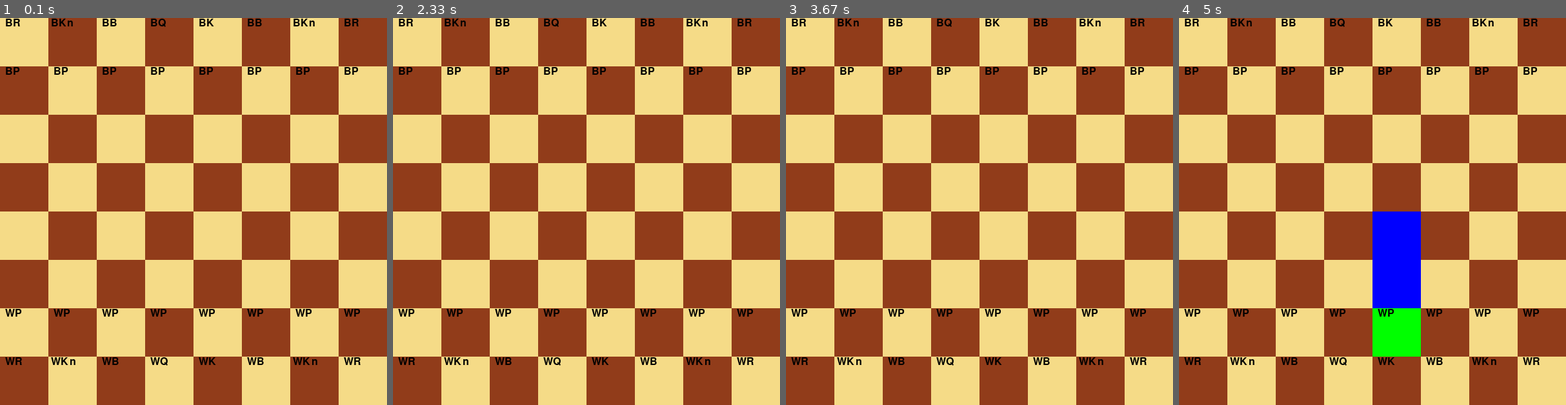
Above: before the commit, frames 1-4 (left to right).
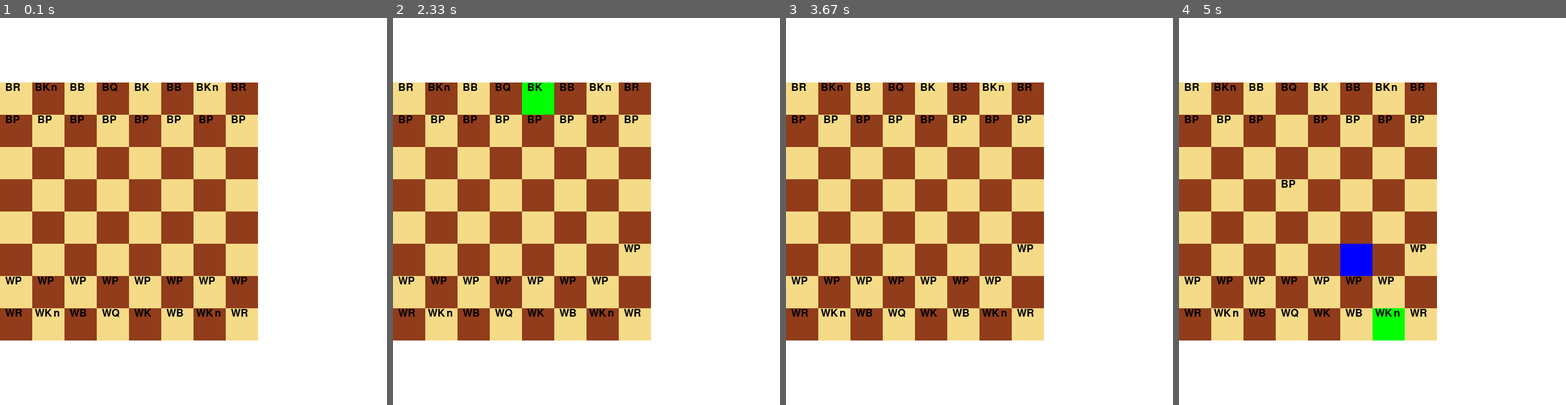
Above: after the commit, the same moments.

Repository: spawncreeper2006/Chess-NEA
Game: pygame game, started from main.py
The game is run twice, just before and just after one commit, with the same random seed, the same clock (stepped at 60 frames per second) and the same inputs.
Inputs (mouse positions are in pixels of both pictures, inside the frame that each line leads up to):
- Up to frame 1 (0.1 s): no input
- Up to frame 2 (2.33 s): click "WKn" at 0.38 s; click (625, 296) at 0.72 s; click (632, 246) at 1.05 s; click (594, 79) at 1.38 s; click (590, 250) at 1.72 s; click (524, 83) at 2.05 s
- Up to frame 3 (3.67 s): click (832, 126) at 2.38 s; click (855, 250) at 2.72 s; click (867, 137) at 3.05 s; click (994, 196) at 3.38 s
- Up to frame 4 (5 s): click (1287, 141) at 3.72 s; click (1287, 180) at 4.08 s; click (1395, 319) at 4.88 s

The runs differ from the first frame. In frame 1, 79% of the frame differs, in the area x 0-100%, y 0-100%; in frame 2, 80%; in frame 3, 79%; in frame 4, 81%.

Commit message:
bug fixes

Diff:
--- a/chess_engine.py
+++ b/chess_engine.py
@@ -13,6 +13,13 @@
 
 white_pieces = []
 black_pieces = []
+
+def in_grid(pos:tuple) -> bool:
+    for xy in pos:
+        if xy < 1 or xy > 8:
+            return False
+
+    return True
 
 def get_team_attack_moves(team:str) -> set:
     moves = []
@@ -98,12 +105,8 @@
 
     def in_grid(self,
                 pos:tuple) -> bool:
-
-        for xy in pos:
-            if xy < 1 or xy > 8:
-                return False
-
-        return True
+        return in_grid(pos)
+
 
     def coords(self,
                pos:tuple) -> Square:
--- a/main.py
+++ b/main.py
@@ -1,7 +1,7 @@
 import pygame
 from chess_engine import *
 
-
+WHITE = (255, 255, 255)
 BLACK = (0, 0, 0)
 GREEN = ( 0, 255, 0)
 RED = ( 255, 0, 0)
@@ -22,22 +22,63 @@
     [i.back_to_default_color() for i in possible_moves]
 
 pygame.init()
+FONT = pygame.font.SysFont(None, 24)
+
+class Pygame_Chess_Grid:
+    def __init__(self, pos:tuple, size:float):
+        self.pos = pos
+        self.size = size
+        self.square_size = size // 8
+
+    def screen_to_chess_coords(self, coords:tuple) -> tuple:
+
+        coords = coords[0] - self.pos[0], coords[1] - self.pos[1]
+        coords = coords[0] // self.square_size, coords[1] // self.square_size
+        coords = coords[0] + 1, 7 - coords[1] + 1
+        coords = int(coords[0]), int(coords[1])
+        return coords
 
 
 
+    def handle_click(self, click_pos:tuple):
+
+        coords = self.screen_to_chess_coords(click_pos)
+        print (coords)
 
 
-FONT = pygame.font.SysFont(None, 24)
+
+        if in_grid(coords):
+            return coords
+        else:
+            return None
+
+    def render_grid(self, screen:pygame.surface.Surface):
+
+        for n in range(64):
+            y = (8 - n // 8) - 1
+            x = n % 8
+
+
+
+            coords = self.pos[0] + x * self.square_size, self.pos[1] + y * self.square_size
+
+            chess_coords = self.screen_to_chess_coords(coords)
+
+            square = grid.coords(chess_coords)
+
+            pygame.draw.rect(screen, square.color, [coords[0], coords[1], self.square_size, self.square_size],0)
+
+            if square.contains_piece:
+                screen.blit(FONT.render(square.piece.piece_identifier, True, BLACK), coords)
+
+
+pygame.display.set_caption("Easy Chess: White Turn")
+pygame_chess_grid = Pygame_Chess_Grid((0, 100), 400)
 
 size = (WIDTH, HEIGHT)
 screen = pygame.display.set_mode(size)
-pygame.display.set_caption("Easy Chess White Turn")
-
 running = True
-
-
 clock = pygame.time.Clock()
-
 selected = None
 current_possible_moves = set()
 
@@ -49,65 +90,53 @@
 
         elif event.type == pygame.MOUSEBUTTONDOWN:
             pos = pygame.mouse.get_pos()
-            coords = screen_to_chess_coords(pos)
+            coords = pygame_chess_grid.handle_click(pos)
+            if coords != None:
 
-            this_square = grid.coords(coords)
+                this_square = grid.coords(coords)
+                if this_square.contains_piece and this_square.piece.color == grid.current_turn:
 
 
-            if this_square.contains_piece and this_square.piece.color == grid.current_turn:
+                    this_square.clicked()
 
 
-                this_square.clicked()
+                    if selected != None and selected != this_square:
+                        selected.back_to_default_color()
+                        for square in current_possible_moves:
+                            square.back_to_default_color()
 
 
-                if selected != None and selected != this_square:
-                    selected.back_to_default_color()
-                    for square in current_possible_moves:
-                        square.back_to_default_color()
+                    print ('new selected square')
+                    selected = this_square
+                    current_possible_moves = []
+                    current_possible_move_coords = selected.piece.get_moves()
+                    for square_coords in current_possible_move_coords:
+                        square = grid.coords(square_coords)
+                        square.is_possible_move()
+                        current_possible_moves.append(square)
+
+                elif this_square in current_possible_moves:
+                    selected.piece.move(coords)
+                    back_to_default(selected, current_possible_moves)
+                    selected = None
+                    current_possible_moves = set()
+                    match grid.current_turn:
+                        case "w":
+                            pygame.display.set_caption("Easy Chess: White Turn")
+                        case "b":
+                            pygame.display.set_caption("Easy Chess: Black Turn")
 
 
-                print ('new selected square')
-                selected = this_square
-                current_possible_moves = []
-                current_possible_move_coords = selected.piece.get_moves()
-                for square_coords in current_possible_move_coords:
-                    square = grid.coords(square_coords)
-                    square.is_possible_move()
-                    current_possible_moves.append(square)
+                elif selected != None:
 
-            elif this_square in current_possible_moves:
-                selected.piece.move(coords)
-                back_to_default(selected, current_possible_moves)
-                selected = None
-                current_possible_moves = set()
+                    back_to_default(selected, current_possible_moves)
+                    selected = None
+                    current_possible_moves = set()
 
+    screen.fill(WHITE)
 
-            elif selected != None:
+    pygame_chess_grid.render_grid(screen)
 
-                back_to_default(selected, current_possible_moves)
-                selected = None
-                current_possible_moves = set()
-
-    screen.fill(WHITE_WOOD)
-
-    for n in range(64):
-        y = (8 - n // 8) - 1
-        x = n % 8
-
-        coords = x*SQUARE_SIDE, y*SQUARE_SIDE
-        chess_coords = screen_to_chess_coords(coords)
-
-
-        square = grid.coords(chess_coords)
-
-
-        pygame.draw.rect(screen, square.color, [coords[0], coords[1], SQUARE_SIDE, SQUARE_SIDE],0)
-
-
-
-        if square.contains_piece:
-
-            screen.blit(FONT.render(square.piece.piece_identifier, True, BLACK), coords)
 
 
 
